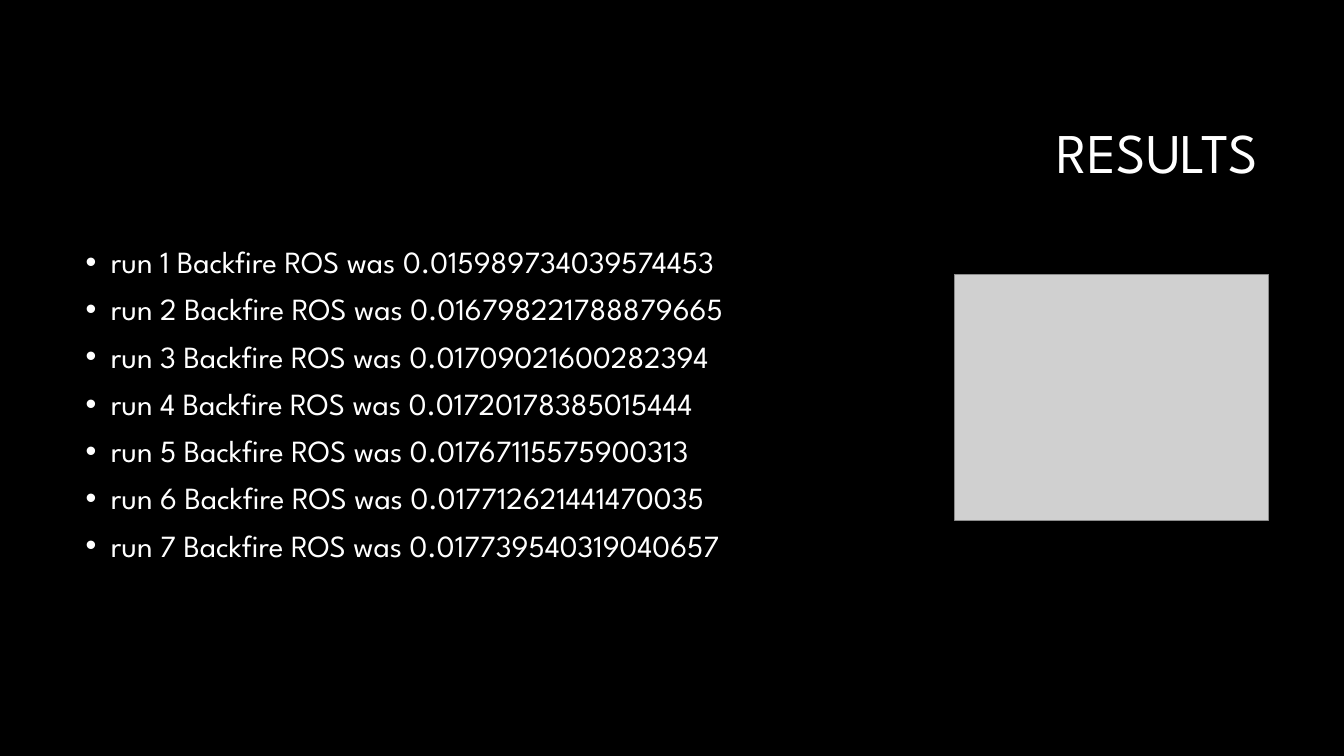
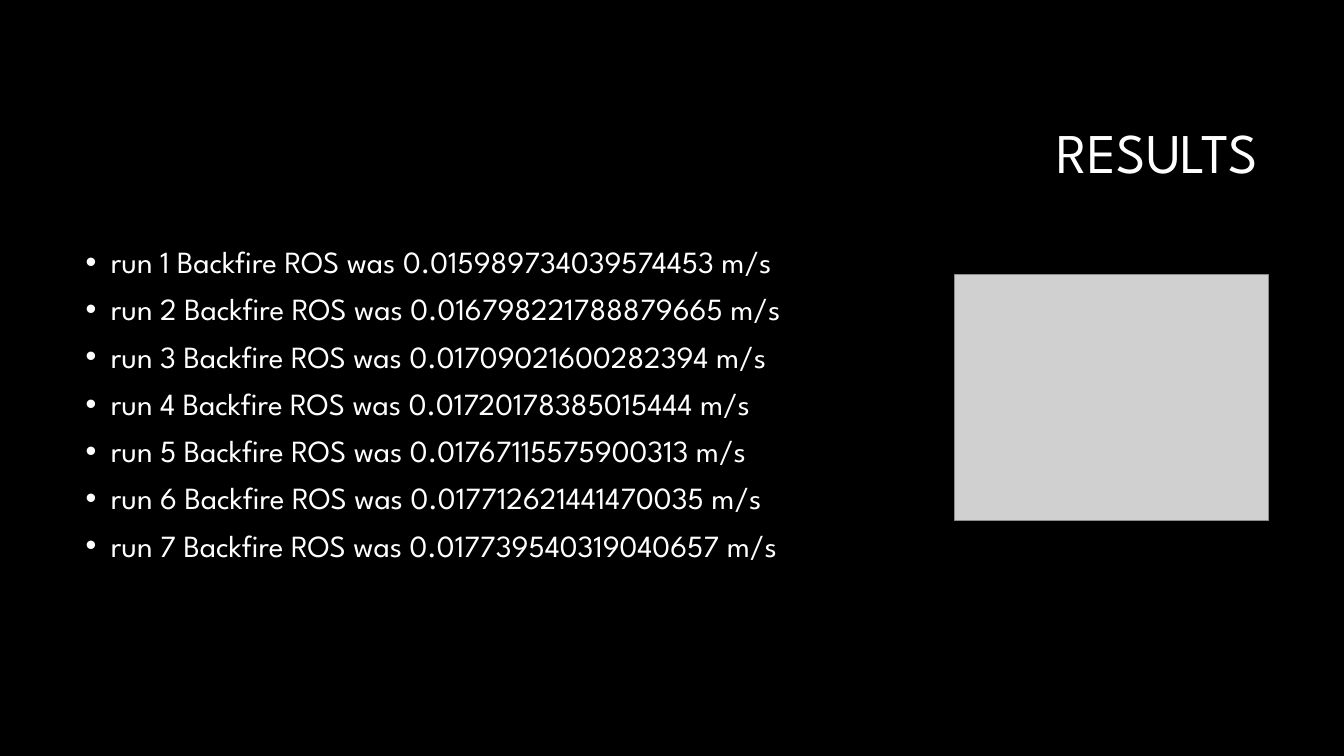
Before and after one commit to Jeremy-Benik/Meeting_Notes, a slide deck: slide 8 of Presentations/Adjustment_Factors.pptx (slide 6 before the commit). Drawn at 1344x756 pixels with LibreOffice and Linux fonts; fonts in the diff are those of the drawing; grey boxes stand for pictures; background and template pictures are left out. Boxes give left, top, right and bottom in pixels: in the first picture for what was removed or moved away, otherwise in the second. Text is boxed around its words. In the diff, an @@ line names an element or a change of style, - is before the commit and + after.

```diff
--- a/Presentations/Adjustment_Factors.pptx
+++ b/Presentations/Adjustment_Factors.pptx
@@ text at (111,251,780,560): text changed @@
-• run 1 Backfire ROS was 0.015989734039574453
-• run 2 Backfire ROS was 0.016798221788879665
-• run 3 Backfire ROS was 0.01709021600282394
-• run 4 Backfire ROS was 0.01720178385015444
-• run 5 Backfire ROS was 0.01767115575900313
-• run 6 Backfire ROS was 0.017712621441470035
-• run 7 Backfire ROS was 0.017739540319040657
+• run 1 Backfire ROS was 0.015989734039574453 m/s
+• run 2 Backfire ROS was 0.016798221788879665 m/s
+• run 3 Backfire ROS was 0.01709021600282394 m/s
+• run 4 Backfire ROS was 0.01720178385015444 m/s
+• run 5 Backfire ROS was 0.01767115575900313 m/s
+• run 6 Backfire ROS was 0.017712621441470035 m/s
+• run 7 Backfire ROS was 0.017739540319040657 m/s
```
Also in this commit, not shown: 5 other slides changed, 2 slides added, 1 other file.
